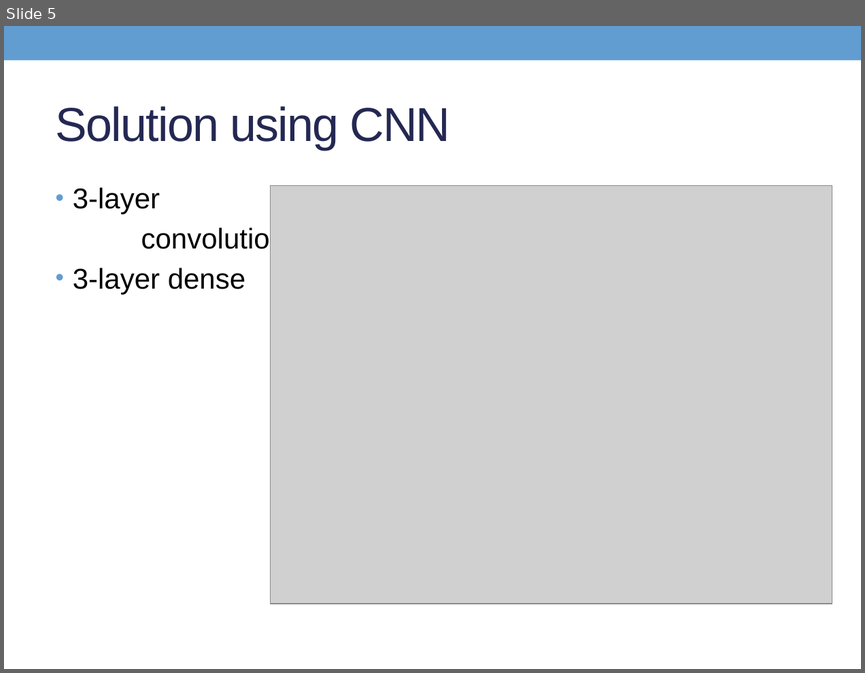
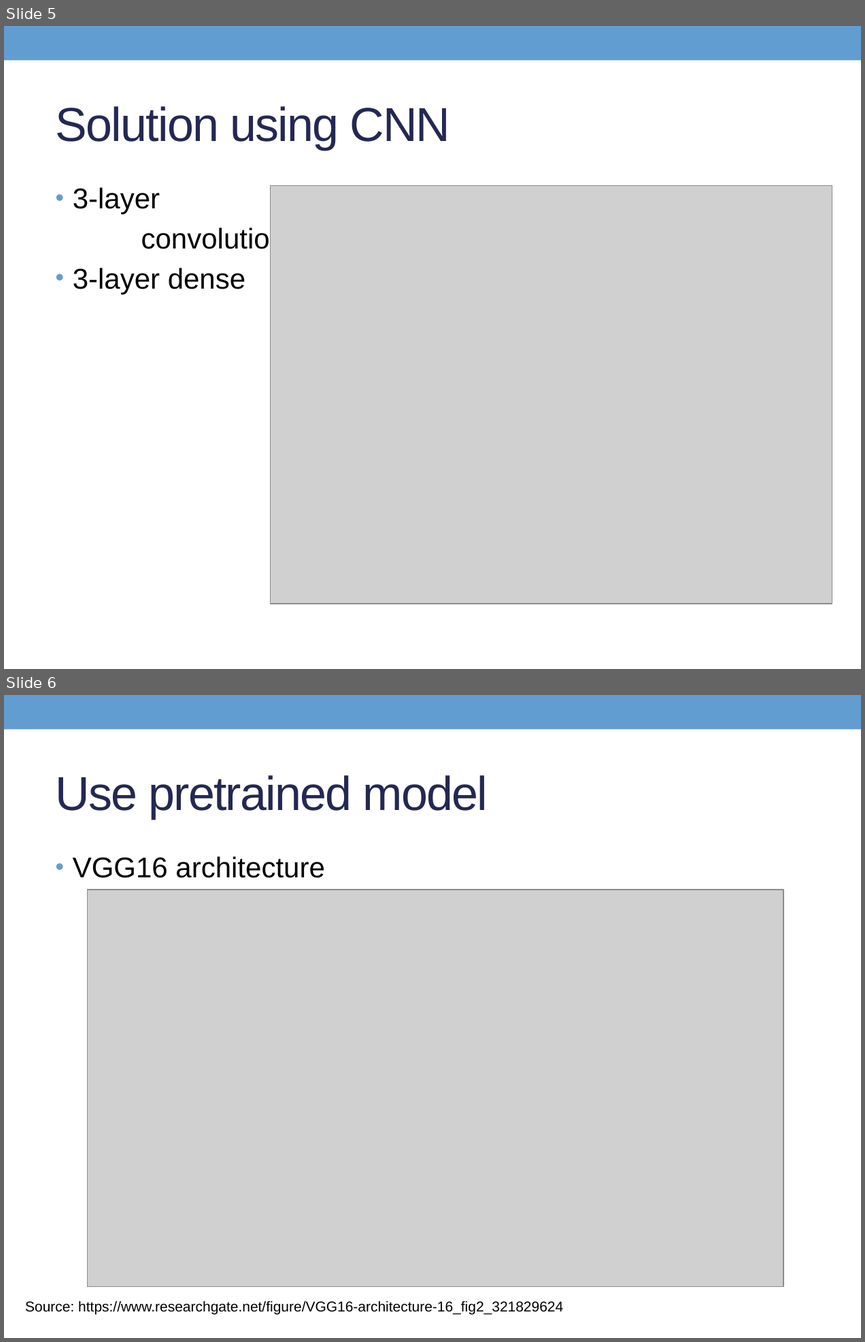
Before and after one commit to thdiaman/deep-learning, a slide deck: presentations/ImageRecognition.pptx. Shown one above the other, each under a label of ours: slide 5 before the commit, slides 5 and 6 after it. The pictures are 865x673 and 865x1342 pixels, drawn with LibreOffice and Linux fonts; fonts in the diff are those of the drawing; grey boxes stand for pictures. Boxes give left, top, right and bottom in pixels: in the first picture for what was removed or moved away, otherwise in the second. Text is boxed around its words. In the diff, an @@ line names an element or a change of style, - is before the commit and + after.

```diff
--- a/presentations/ImageRecognition.pptx
+++ b/presentations/ImageRecognition.pptx
@@ slide 6 added at (4, 695, 861, 1338), background #FFFFFF; not listed: 1 template element that a slide beside it also shows @@
@@ title added at (56, 775, 488, 819), 40 pt, text #242852 @@
+Use pretrained model
@@ text added at (73, 856, 324, 878), 24 pt, text #000000 @@
+• VGG16 architecture
@@ picture added at (87, 889, 784, 1286) @@
@@ text added at (25, 1300, 563, 1314), 12 pt, text #000000 @@
+Source: https://www.researchgate.net/figure/VGG16-architecture-16_fig2_321829624
```
Also in this commit, not shown: 7 other files.
